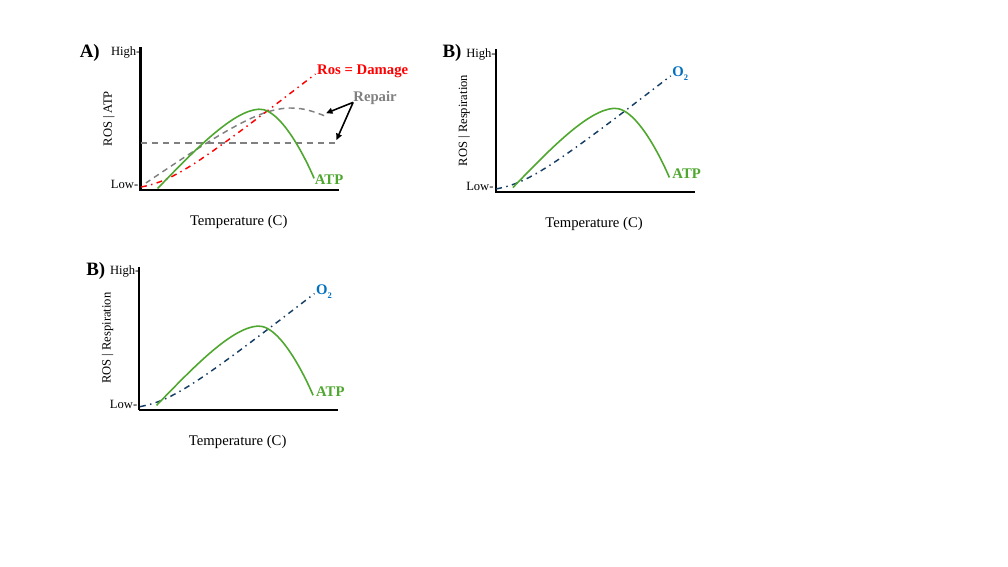
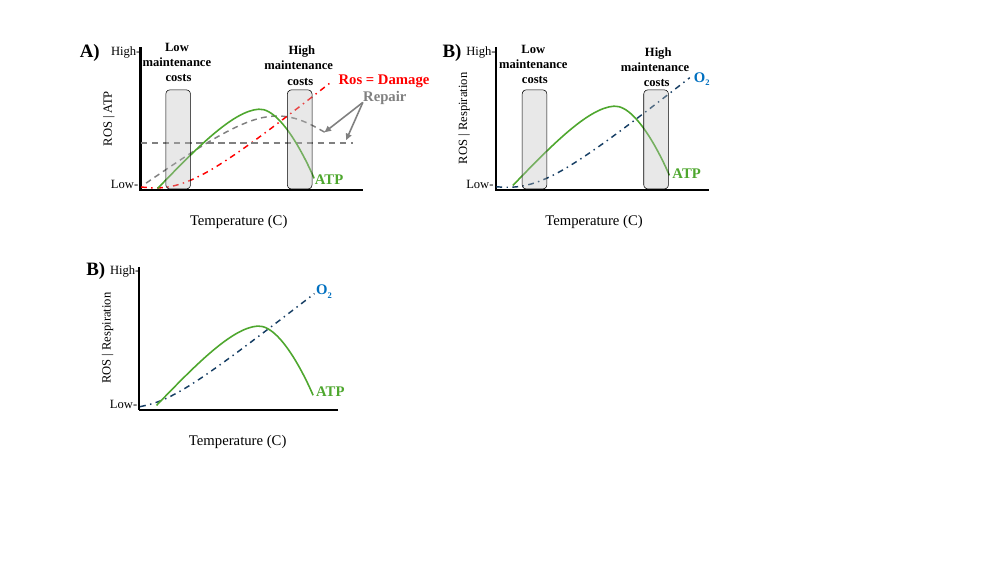
Before and after one commit to kris-wild/Lampro_survival, a slide deck: slide 1 of Meeting_documents/Theoretical_expectations.pptx. Drawn at 1008x567 pixels with LibreOffice and Linux fonts; fonts in the diff are those of the drawing. Boxes give left, top, right and bottom in pixels: in the first picture for what was removed or moved away, otherwise in the second. Text is boxed around its words. In the diff, an @@ line names an element or a change of style, - is before the commit and + after.

```diff
--- a/Meeting_documents/Theoretical_expectations.pptx
+++ b/Meeting_documents/Theoretical_expectations.pptx
@@ freeform shape: place and size @@
-freeform shape at [141, 62, 316, 200]
+freeform shape at [141, 58, 331, 213]
@@ freeform shape: place and size @@
-freeform shape at [496, 64, 671, 202]
+freeform shape at [496, 54, 690, 211]
@@ freeform shape: place and size @@
-freeform shape at [145, 81, 324, 217]
+freeform shape at [145, 86, 324, 229]
@@ text "Ros = Damage": place and size @@
-text "Ros = Damage" at [317, 64, 409, 78]
+text "Ros = Damage" at [339, 74, 430, 87]
@@ text "Repair": place and size @@
-text "Repair" at [353, 91, 396, 104]
+text "Repair" at [363, 91, 406, 104]
@@ text "O2": place and size @@
-text "O2" at [665, 58, 697, 84]
+text "O2" at [687, 64, 718, 89]
@@ arrow moved from (353, 102) - (327, 113) to (363, 102) - (324, 132) @@
@@ arrow (363, 102) - (324, 132): stroke #000000 1.5 pt to #808080 1.5 pt @@
@@ arrow moved from (353, 102) - (337, 140) to (363, 102) - (346, 140) @@
@@ arrow (363, 102) - (346, 140): stroke #000000 1.5 pt to #808080 1.5 pt @@
@@ freeform shape at [513, 106, 669, 185]: outline redrawn @@
@@ group added at [143, 42, 689, 189]: 4 texts, 4 rounded rectangles @@
+Low
+maintenance
+costs
+High
+maintenance
+costs
+Low
+maintenance
+costs
+High
+maintenance
+costs
@@ line moved from (141, 143) - (337, 143) to (141, 143) - (352, 143) @@
@@ line moved from (340, 191) - (140, 191) to (363, 191) - (140, 191) @@
@@ line moved from (695, 192) - (495, 192) to (709, 190) - (495, 190) @@
```
Also in this commit, not shown: 3 other files.
